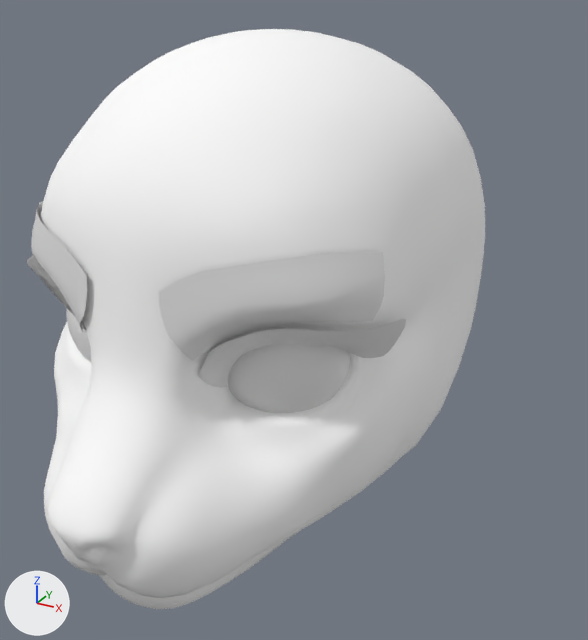
The glTF model Mesh/Parts/Head/FelineHead/MyFelineHead.glb: old version first, new version second.
Camera for both pictures: a 50 mm camera at (0.178, -0.317, 0.221) aimed at (0.017, -0.026, 0.076). Arrows for +X, +Y and +Z are at lower left; the lights stay in place. The older version comes first. Vertices at exactly the same position are counted once.

The first picture shows 'EyeBrows', 'Eyelashes', 'Eyes', 'FelineHead'.
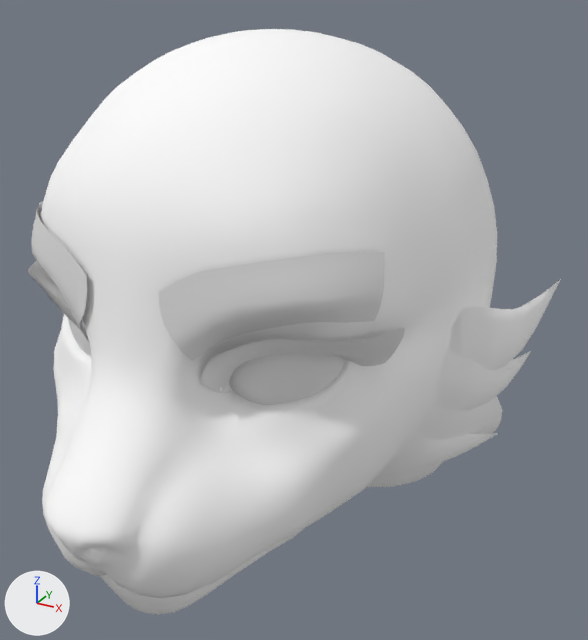
Location of each change, (x1, y1, x2, y2) in pixels of the pictures (588 x 640 px; the box of a moved part takes in the faces that stretch with it):
'FelineHead', reshaped
    before: (40, 29, 485, 609)
    after: (40, 29, 497, 615)
'CheekFluff', added
    after: (367, 279, 561, 487)
'Eyelashes', reshaped
    before: (27, 255, 406, 388)
    after: (28, 260, 405, 394)
part 1 of me_retopoflow_002, moved or reshaped
    before: (198, 319, 406, 388)
    after: (201, 328, 405, 393)
part 2 of me_retopoflow_002, moved or reshaped
    before: (27, 255, 87, 333)
    after: (28, 260, 90, 344)
part 3 of me_retopoflow, moved or reshaped
    before: (44, 106, 485, 609)
    after: (42, 106, 497, 615)

What the commit changed:
me_retopoflow_002 is used by ob_eyelashes; location (0.0, 0.0, 0.0).
me_retopoflow_002 had 528 vertices, 840 faces and spanned x -0.084..0.084, y -0.11..-0.061, z 0.078..0.11.
me_retopoflow_002 now has 528 vertices, 840 faces and spans x -0.084..0.084, y -0.11..-0.062, z 0.075..0.106.
me_retopoflow_002 part 1: 264 of 528 vertices moved; they spanned x 0.023..0.084, y -0.11..-0.061, z 0.078..0.11 and now span x 0.025..0.084, y -0.11..-0.062, z 0.075..0.106; mean shift (0.0, -0.001, -0.003); largest move (0.029, -0.096, 0.084) -> (0.028, -0.095, 0.08).
me_retopoflow_002 part 2: 264 of 528 vertices moved; they spanned x -0.084..-0.023, y -0.11..-0.061, z 0.078..0.11 and now span x -0.084..-0.025, y -0.11..-0.062, z 0.075..0.106; mean shift (0.0, -0.001, -0.003); largest move (-0.029, -0.096, 0.084) -> (-0.028, -0.095, 0.08).
me_retopoflow is used by ob_felinehead; location (0.0, 0.0, 0.0).
me_retopoflow had 2106 vertices, 4166 faces and spanned x -0.084..0.084, y -0.155..0.097, z -0.023..0.196.
me_retopoflow now has 2106 vertices, 4166 faces and spans x -0.092..0.092, y -0.156..0.097, z -0.023..0.196.
me_retopoflow part 3: 1075 of 2106 vertices moved; they spanned x -0.084..0.084, y -0.155..0.074, z -0.021..0.157 and now span x -0.092..0.092, y -0.156..0.074, z -0.022..0.157; mean shift (0.0, -0.001, 0.0); largest move (0.083, 0.011, 0.086) -> (0.092, 0.011, 0.086).
Mesh me_nurbspath_007 is new.
It has 684 vertices, 1248 faces and spans x -0.116..0.116, y -0.058..0.048, z -0.006..0.092.
It uses material mat_felinehead (white #ffffff).
Object 'CheekFluff' (ob_cheekfluff) is new; it shows me_nurbspath_007.
Its location is (0.0, 0.0, 0.0).
